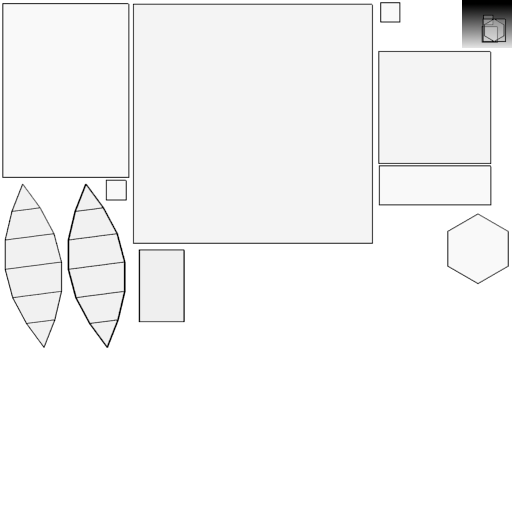
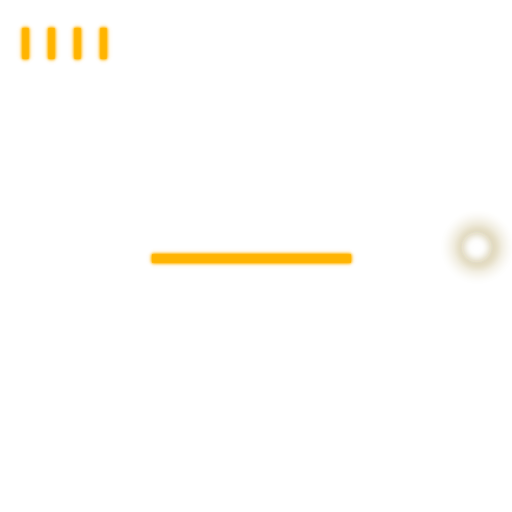
Layers edited between the first and the second (512, 512) image:
removed layer "andguardtower.png #5" over [105, 179, 185, 323]
removed layer "andguardtower.png #4" over [447, 18, 509, 285]
removed layer "andguardtower.png #3" over [378, 50, 492, 206]
hid "andguardtower.png #2", painted on it over [4, 14, 509, 348]
hid "andguardtower.png #1", painted on it over [132, 2, 401, 276]
hid "andguardtower.png", moved it above "sfuma", painted on it over [2, 2, 512, 348]
hid "sfuma" over [462, 0, 512, 48]
added layer "luci" above "perno" over [16, 22, 512, 284]
